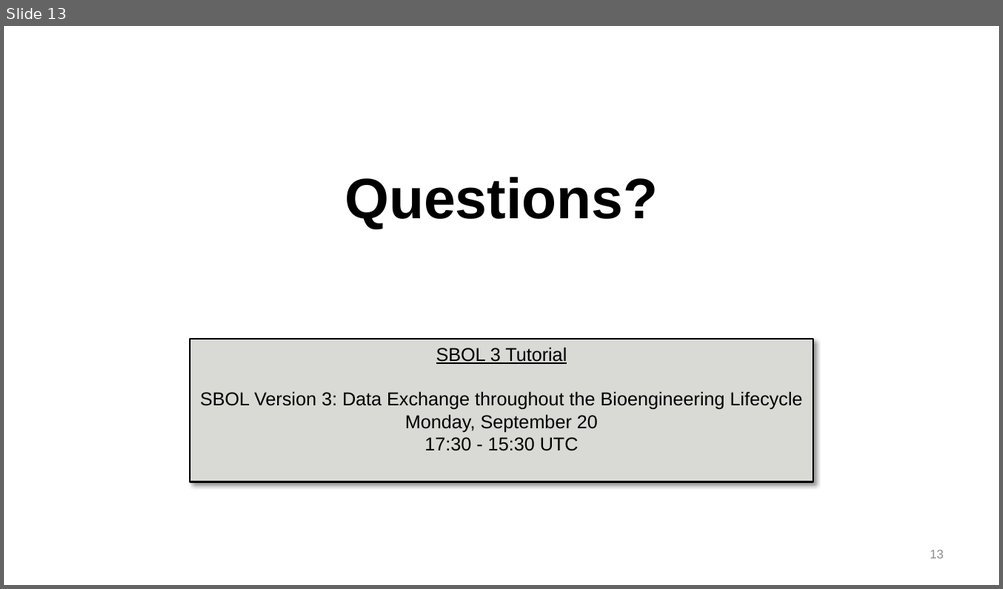
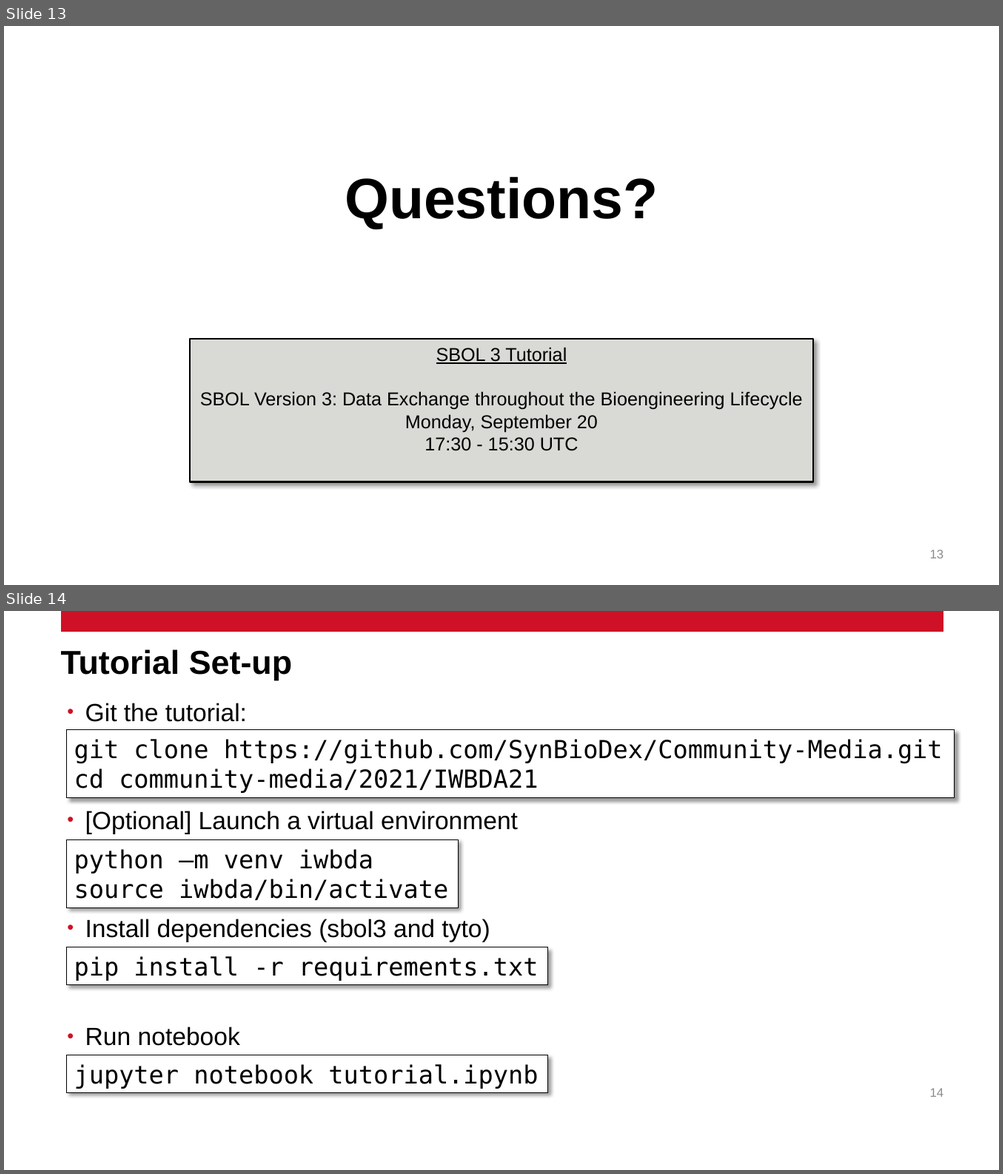
Before and after one commit to SynBioDex/Community-Media, a slide deck: 2021/IWBDA21/pySBOL3-IWBDA-2021.pptx. Shown one above the other, each under a label of ours: slide 13 before the commit, slides 13 and 14 after it. The pictures are 1003x589 and 1003x1174 pixels, drawn with LibreOffice and Linux fonts; fonts in the diff are those of the drawing; background and template pictures are left out. Boxes give left, top, right and bottom in pixels: in the first picture for what was removed or moved away, otherwise in the second. Text is boxed around its words. In the diff, an @@ line names an element or a change of style, - is before the commit and + after.

Commit message:
Add slide for tutorial set-up

```diff
--- a/2021/IWBDA21/pySBOL3-IWBDA-2021.pptx
+++ b/2021/IWBDA21/pySBOL3-IWBDA-2021.pptx
@@ slide 14 added at <box>4,611,999,1170</box>, background #FFFFFF @@
@@ line added from (61, 621) to (943, 621), #CE1126 20 pt @@
@@ title added at <box>61,649,292,681</box>, 32 pt, text #000000, bold @@
+Tutorial Set-up
@@ text added at <box>85,703,518,1046</box>, 24 pt, text #000000 @@
+• Git the tutorial:
+• [Optional] Launch a virtual environment
+• Install dependencies (sbol3 and tyto)
+• Run notebook
@@ rectangle added at <box>67,730,954,798</box>, fill #FFFFFF, outline #000000 0.75 pt, 24 pt, text #000000 @@
+git clone https://github.com/SynBioDex/Community-Media.git
+cd community-media/2021/IWBDA21
@@ rectangle added at <box>67,840,458,908</box>, fill #FFFFFF, outline #000000 0.75 pt, 24 pt, text #000000 @@
+python –m venv iwbda
+source iwbda/bin/activate
@@ rectangle added at <box>67,948,548,985</box>, fill #FFFFFF, outline #000000 0.75 pt, 24 pt, text #000000 @@
+pip install -r requirements.txt
@@ rectangle added at <box>67,1056,548,1093</box>, fill #FFFFFF, outline #000000 0.75 pt, 24 pt, text #000000 @@
+jupyter notebook tutorial.ipynb
@@ page number added at <box>930,1088,944,1097</box>, 12 pt, text #8C8C8C @@
+14
```
